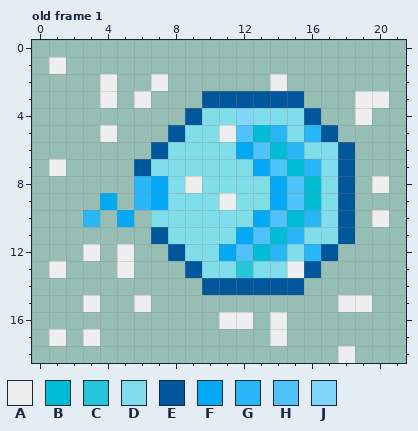
Pixel-art file, stored at Sprites_TileSet/ataque_gelo.aseprite. The picture above is the old version.
22x19 pixels, 1 frame. Shown: old frame 1. The commit also changed other frames, which this record leaves out.
Palette (. is transparent): A #eeeeee  B #00bcd4  C #26c6da  D #80deea  E #01579b  F #03a9f4  G #29b6f6  H #4fc3f7  J #81d4fa
Pixels before, old frame 1, first column x 1:
 1 A...................
 2 ...A..A......A......
 3 ...A.A...EEEEEE...AA
 4 ........EDDJDDDE..A.
 5 ...A...EDDAHBGDGE...
 6 ......EDDDDFHBGDDE..
 7 A....EDDDDDDFHBGDE..
 8 .....GFDADDDDFHBDE.A
 9 ...F.GFDDDADDFHBDE..
10 ..G.F.DDDDDDFHBGDE.A
11 ......EDDDDFHBGDDE..
12 ..A.A..EDDFHBGDGE...
13 A...A...EDDCDDAE....
14 .........EEEEEE.....
15 ..A..A...........AA.
16 ..........AA.A......
17 A.A..........A......
18 .................A..
The same view after the edit:
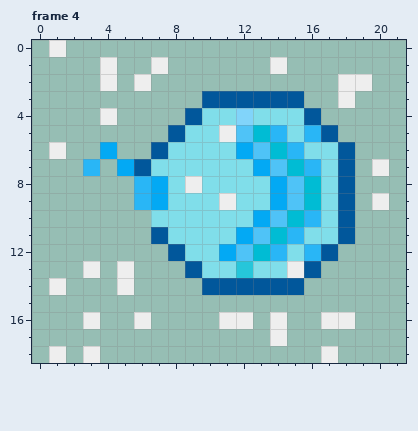
A new or re-ordered frame is compared with the old frame closest to it.
Change:
frames 1 -> 5
Changed rows in their new state; - is an unchanged pixel.
Frame 4 is new; against old frame 1:
first column x 1:
 0 A-------------------
 1 .--A--A------A------
 2 -----A.------.---AA-
 3 ---.-.-----------A..
 4 ---A--------------.-
 5 ---.----------------
 6 A--F----------------
 7 .-G-F--------------A
 8 -------------------.
 9 ---.---------------A
10 --.-.--------------.
12 --.-.---------------
13 .-A-----------------
14 A---A---------------
15 --.--.-----------..-
16 --A--A----------AA--
17 .-.-----------------
18 A-A-------------A.--
